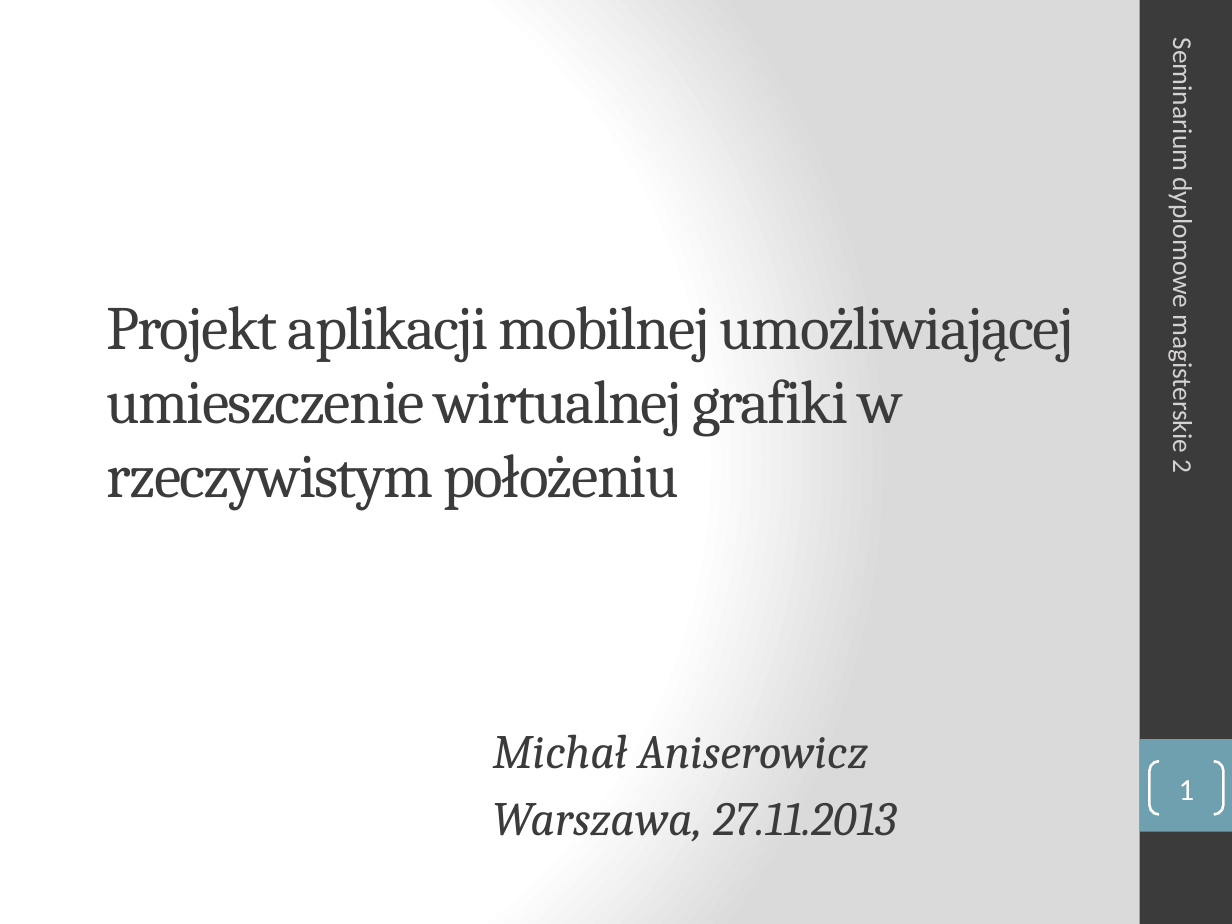
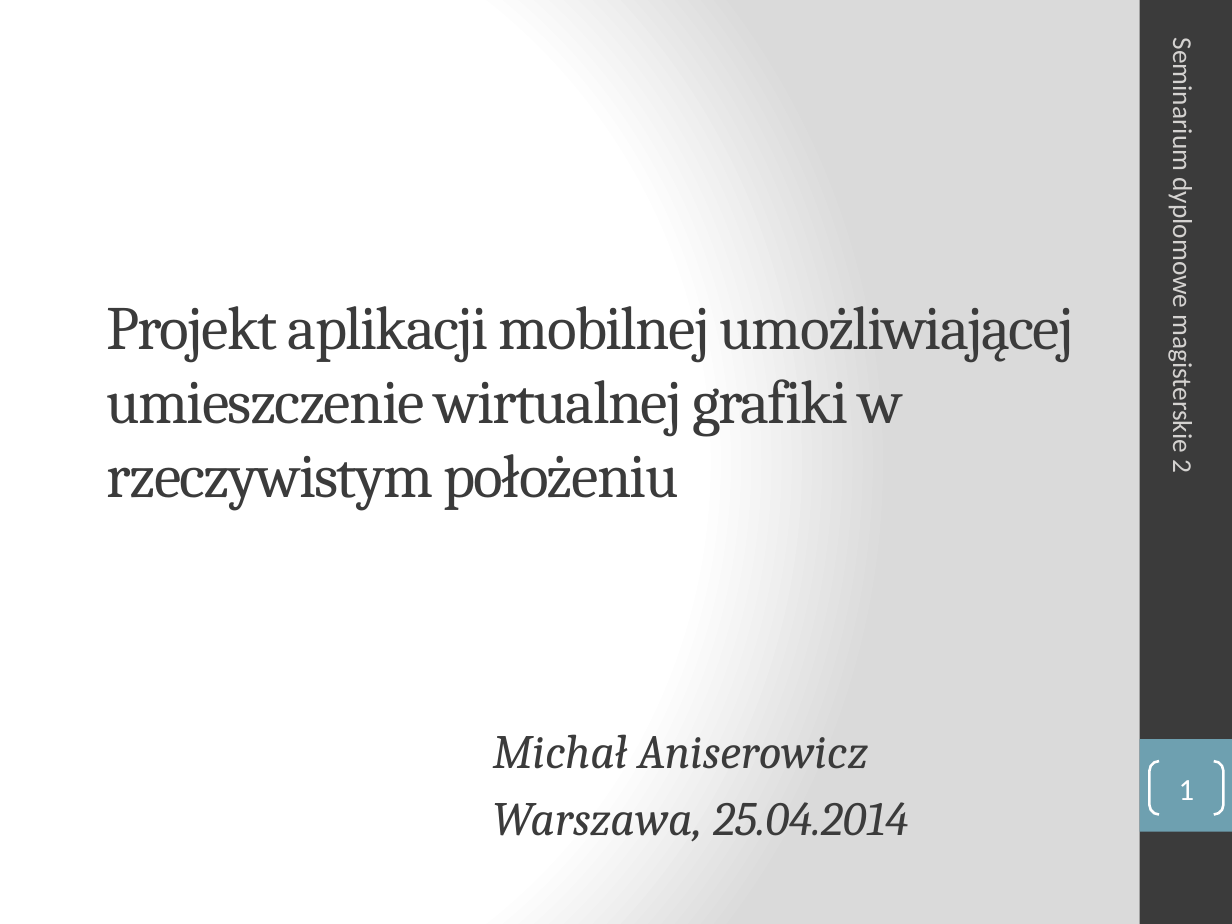
Before and after one commit to manisero/SemesterX, a slide deck: slide 1 of SDM2/manisero/sdm2_Aniserowicz_Michal.pptx. Drawn at 1232x924 pixels with LibreOffice and Linux fonts; fonts in the diff are those of the drawing. Boxes give left, top, right and bottom in pixels: in the first picture for what was removed or moved away, otherwise in the second. Text is boxed around its words. In the diff, an @@ line names an element or a change of style, - is before the commit and + after.

```diff
--- a/SDM2/manisero/sdm2_Aniserowicz_Michal.pptx
+++ b/SDM2/manisero/sdm2_Aniserowicz_Michal.pptx
@@ subtitle at <box>493,802,909,842</box>: text changed @@
-Warszawa, 27.11.2013
+Warszawa, 25.04.2014
```
Also in this commit, not shown: 20 other slides changed.
